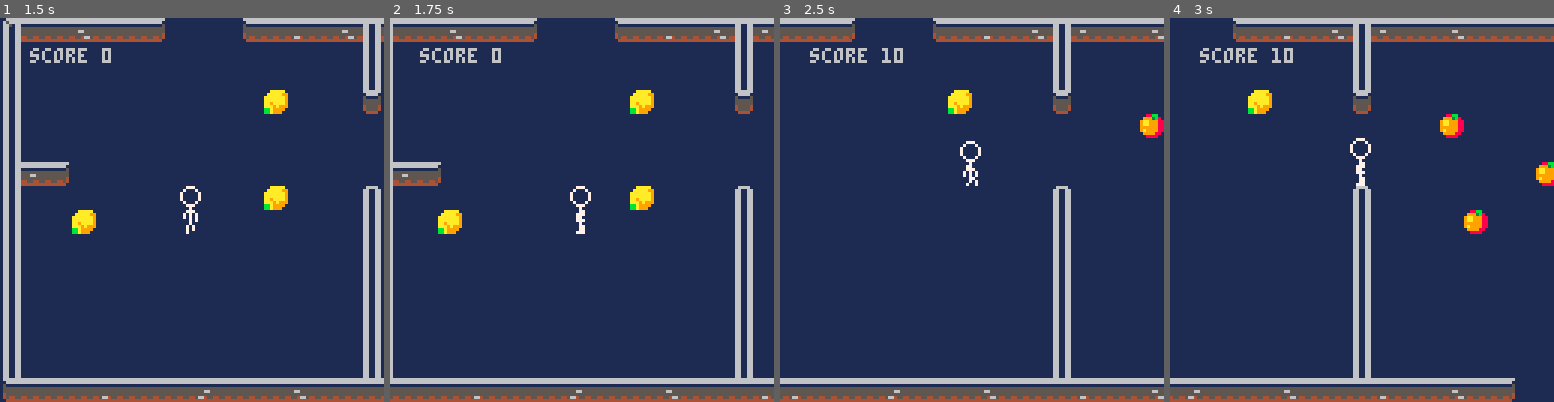
Above: before the commit, frames 1-4 (left to right).
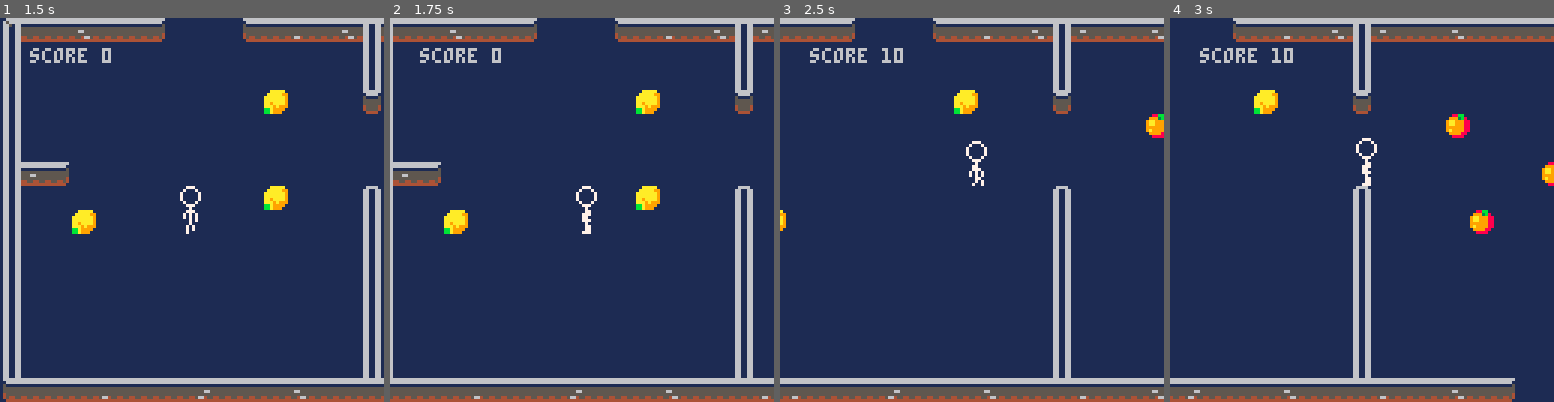
Above: after the commit, the same moments.

Repository: boblbobl/hellopico8
Game: PICO-8 cartridge hello.p8
The game is run twice, just before and just after one commit, with the same random seed, the same clock (stepped at 60 frames per second) and the same inputs.
Inputs:
- Up to frame 1 (1.5 s): tap O (Z key) at 0.7 s
- Up to frame 2 (1.75 s): hold Right from 1.6 s (still down); tap O (Z key) at 1.7 s
- Up to frame 3 (2.5 s): release Right at 2.1 s; tap O (Z key) at 2.1 s; hold Up 2.15-2.42 s; hold Right from 2.47 s (still down)
- Up to frame 4 (3 s): keep holding Right; tap O (Z key) at 2.5, 2.9 s

Frame 1 is identical in both runs. In frame 2, 1.2% of the frame differs, in the area x 12-71%, y 18-57%; in frame 3, 0.9%; in frame 4, 1.5%, in the area x 20-100%, y 18-57%.

Commit message:
Fix sprite pos with camera

Diff:
--- a/game.lua
+++ b/game.lua
@@ -110,11 +110,12 @@
 function draw_game()
   cls(1)
   map(0, 0, 0, 0, map_w, map_h)
-  camera(cx, cy)
   spr(hero.sprite,hero.x,hero.y,1,2,hero.flipped)
   for p in all(pickups) do
     spr(p.s, p.x, p.y)
   end
 
+  -- make sure to set camera position after sprites are drawn
+  camera(cx, cy)
   print("score " .. hero_score, 10+cx, 10+cy)
 end
